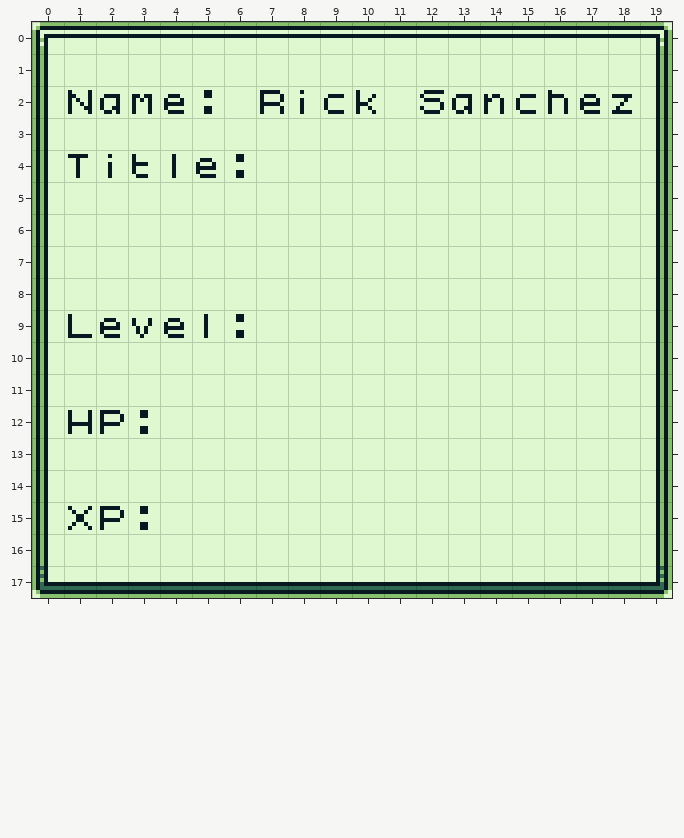
An edit to a level. Tiled map, assets/backgrounds/Stats.tmx. The picture above was drawn from the file before the commit.
Cells are 8x8 px. Shown: x 0..19, y 0..17.
The result:
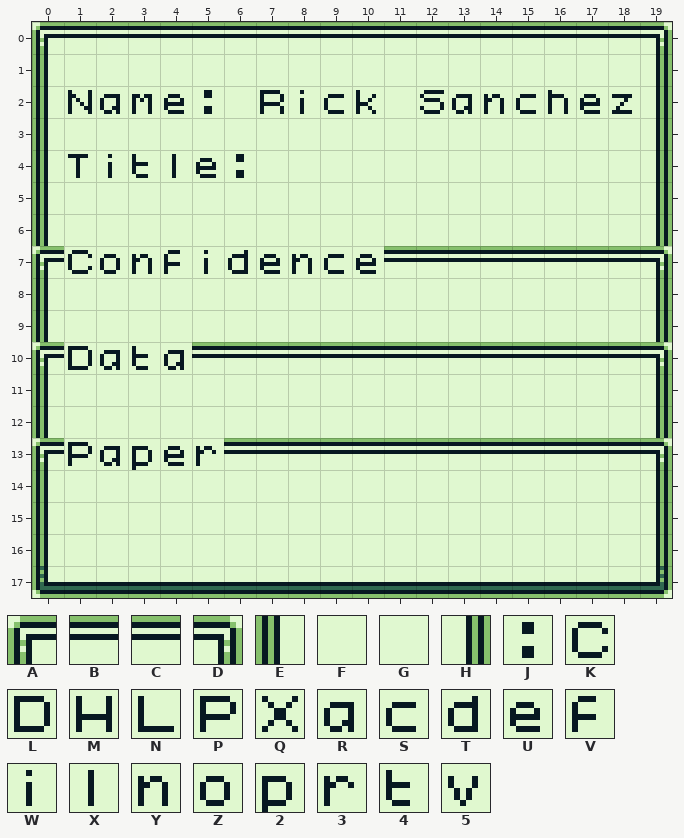
Key: from "Empty-Menu": A 0, B 3, C 18, D 19, E 20, F 21, G 22, H 39; from "ascii": J 26, K 35, L 36, M 40, N 44, P 48, Q 56, R 65, S 67, T 68, U 69, V 70, W 73, X 76, Y 78, Z 79, 2 80, 3 82, 4 84, 5 86.
_ is an empty cell, # one hidden under a higher layer, . an unchanged one.
Edits made:
--- layer "Tile Layer 1"
@@ x 0..19 @@
- 7 EGGGGGGGGGGGGGGGGGGH
+ 7 A##########BBBBBBBCD
@@ x 0..19 @@
-10 E...GGGGGGGGGGGGGGGH
+10 A...#BBBBBBBBBBBBBCD
@@ x 0..19 @@
-13 EGGGGGGGGGGGGGGGGGGH
+13 A#####BBBBBBBBBBBBCD
--- layer "Text"
@@ x 1..10 @@
- 7 __________
+ 7 KZYVWTUYSU
@@ x 1..6 @@
- 9 NU5UXJ
-10 FFF_..
+ 9 FFFFFF
+10 LR4R..
@@ x 1..5 @@
-12 MPJ..
-13 _____
+12 FFF..
+13 PR2U3
@@ x 1..3 @@
-15 QPJ
+15 FFF
